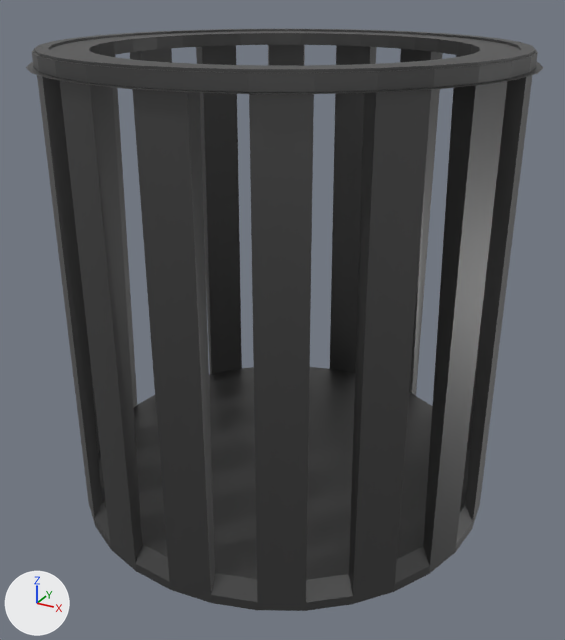
Two versions of the Blender file Blender/Trash Can.blend, one commit apart.
The view is the same before and after, from a 50 mm lens placed at (1.65, -3.02, 1.32), pointed at (0.03, -0.07, -0.16). Every picture has the same lights, and +X, +Y and +Z are marked at lower left.
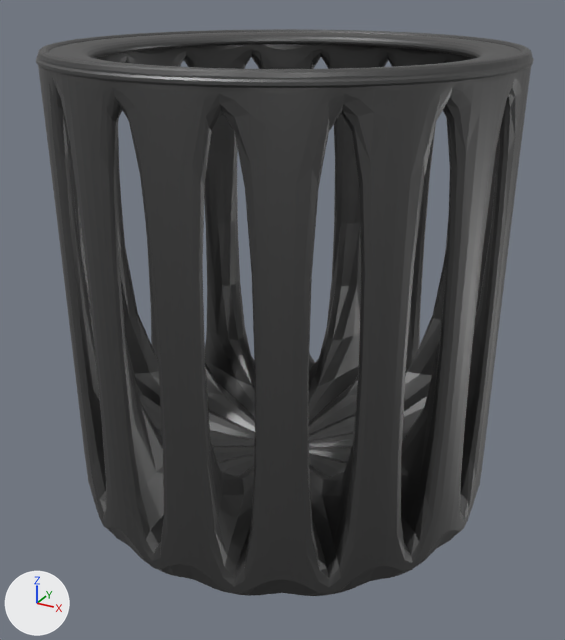
What changed in the scene script:
```text
Change ob_cylinder:
    add _m = ob_cylinder.modifiers.new('Subdivision', 'SUBSURF')
    add _m.levels = 0
```

Boxes [x1, y1, x2, y2] around the edits, measured in the pictures (565 x 640 px):
'Cylinder', modifiers changed: before [26, 29, 543, 611]; after [36, 29, 534, 596]
